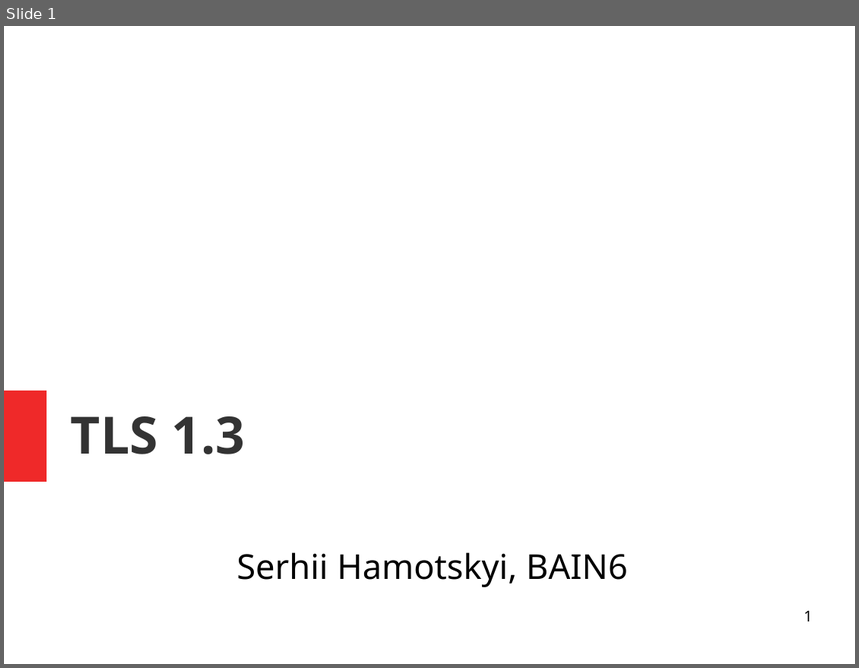
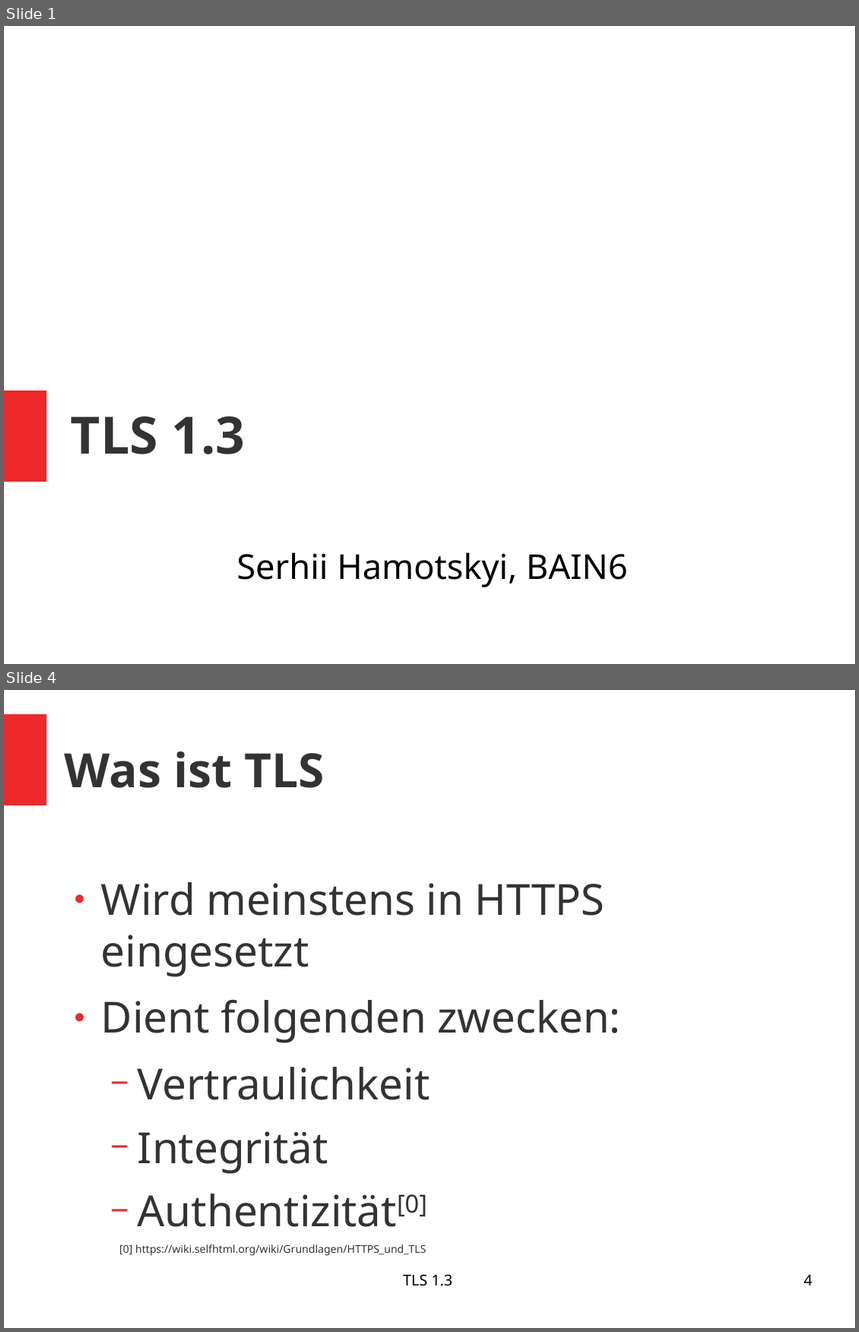
Before and after one commit to pchr8/rn-project, a slide deck: rnp/beleg/presentation.odp. Shown one above the other, each under a label of ours: slide 1 before the commit, slides 1 and 4 after it; the slides between them are not shown. The pictures are 859x668 and 859x1332 pixels, drawn with LibreOffice and Linux fonts; fonts in the diff are those of the drawing. Boxes give left, top, right and bottom in pixels: in the first picture for what was removed or moved away, otherwise in the second. Text is boxed around its words. In the diff, an @@ line names an element or a change of style, - is before the commit and + after.

```diff
--- a/rnp/beleg/presentation.odp
+++ b/rnp/beleg/presentation.odp
@@ slide 4 added at [4, 690, 855, 1328], background #FFFFFF @@
@@ rectangle added at [4, 714, 47, 805], fill #EF2929 @@
@@ title added at [65, 752, 324, 788], 44 pt, text #333333, bold @@
+Was ist TLS
@@ text added at [101, 882, 621, 1227], 40 pt, text #333333 @@
+● Wird meinstens in HTTPS eingesetzt
+● Dient folgenden zwecken:
+  − Vertraulichkeit
+  − Integrität
+  − Authentizität[0]
@@ text added at [120, 1245, 427, 1256], 10 pt, text #333333 @@
+[0] https://wiki.selfhtml.org/wiki/Grundlagen/HTTPS_und_TLS
@@ text added at [403, 1274, 453, 1287], 14 pt, text #000000 @@
+TLS 1.3
@@ page number added at [804, 1274, 813, 1286], 14 pt, text #000000 @@
+4
@@ slide 1 changed as well @@
@@ page number removed at [804, 611, 813, 622] @@
-1
```
Also in this commit, not shown: 7 other slides added, 1 slide removed, 2 other files.
